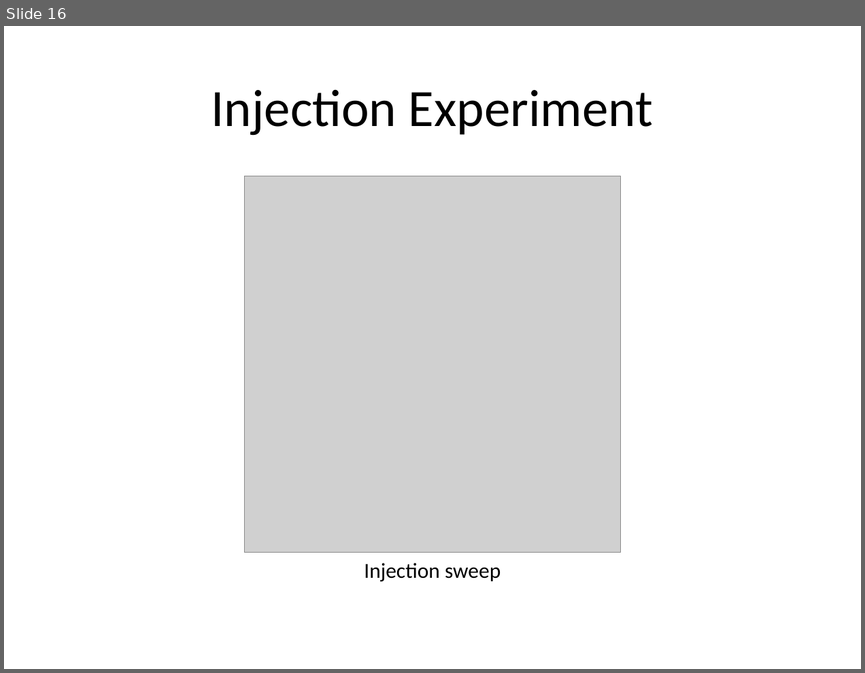
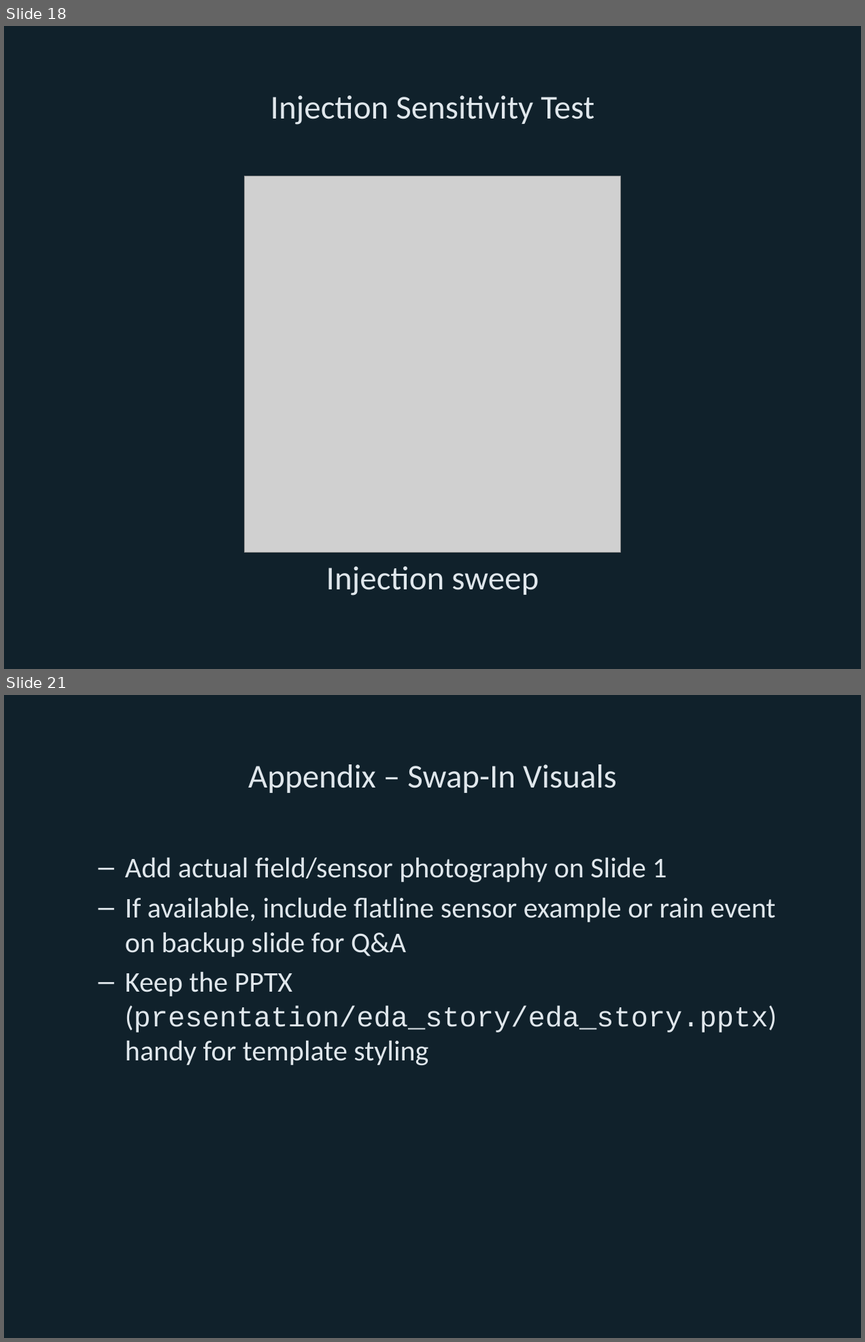
Before and after one commit to Bryan-Nsoh/ML-IOT-IndepStudy, a slide deck: presentation/eda_story/eda_story.pptx. Shown one above the other, each under a label of ours: slide 16 before the commit, slides 18 and 21 after it; the slides between them are not shown. The pictures are 865x673 and 865x1342 pixels, drawn with LibreOffice and Linux fonts; fonts in the diff are those of the drawing; grey boxes stand for pictures. Boxes give left, top, right and bottom in pixels: in the first picture for what was removed or moved away, otherwise in the second. Text is boxed around its words. In the diff, an @@ line names an element or a change of style, - is before the commit and + after.

Commit message:
Refresh EDA deck with visuals and styling

```diff
--- a/presentation/eda_story/eda_story.pptx
+++ b/presentation/eda_story/eda_story.pptx
@@ slide 21 added at [4,695,861,1338], background #10212B @@
@@ title added at [248,764,617,793], 28 pt, text #E0E7EC @@
+Appendix – Swap-In Visuals
@@ text added at [125,858,776,1065], 24 pt, text #E0E7EC @@
+  – Add actual field/sensor photography on Slide 1
+  – If available, include flatline sensor example or rain event on backup slide for Q&A
+  – Keep the PPTX (presentation/eda_story/eda_story.pptx) handy for template styling
@@ what was slide 16 is now slide 18 @@
@@ slide 18 changed as well @@
@@ background #FFFFFF to #10212B @@
@@ title at [271,95,594,125]: text changed; size 44 to 28 pt; text colour #000000 to #E0E7EC @@
-Injection Experiment
+Injection Sensitivity Test
@@ text "Injection sweep" at [326,566,538,595]: size 18 to 28 pt, text colour #000000 to #E0E7EC @@
```
Also in this commit, not shown: 7 other slides changed, 12 other slides added, 12 slides removed, 7 other files.
